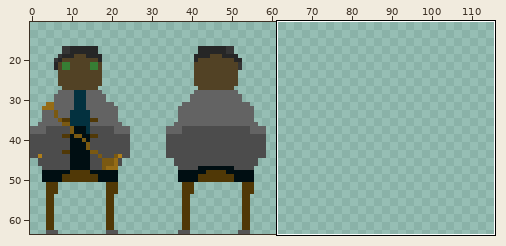
Two states of a sprite sheet, resources/PlayerSprites/PlayerPlaceHolderSpriteSheet.png. The first picture is a wide view before the edit; the outline marks the close-up.
Close-up. Old version:
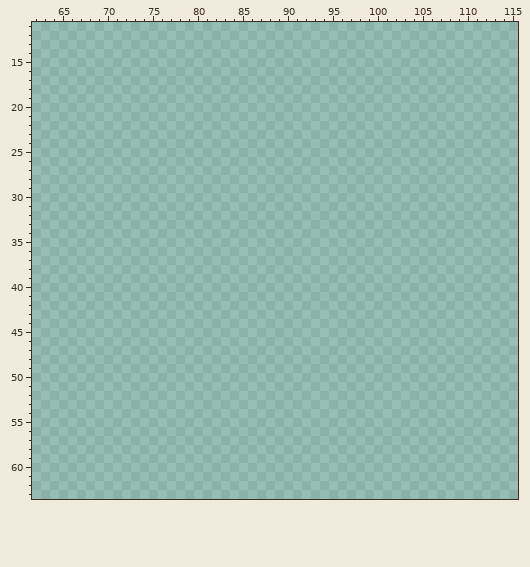
The file is 128x64 pixels. Shown: x 62..115, y 11..63. The old version is drawn lined up with the new one. The wide view leaves out empty margins.
Palette (. is transparent): 
Pixels before (only the part around the change), first column x 62:
15 ......................................................
16 ......................................................
17 ......................................................
18 ......................................................
19 ......................................................
20 ......................................................
21 ......................................................
22 ......................................................
23 ......................................................
24 ......................................................
25 ......................................................
26 ......................................................
27 ......................................................
28 ......................................................
29 ......................................................
30 ......................................................
31 ......................................................
32 ......................................................
33 ......................................................
34 ......................................................
35 ......................................................
36 ......................................................
37 ......................................................
38 ......................................................
39 ......................................................
40 ......................................................
41 ......................................................
42 ......................................................
43 ......................................................
44 ......................................................
45 ......................................................
46 ......................................................
47 ......................................................
48 ......................................................
49 ......................................................
50 ......................................................
51 ......................................................
52 ......................................................
53 ......................................................
54 ......................................................
55 ......................................................
56 ......................................................
57 ......................................................
58 ......................................................
59 ......................................................
60 ......................................................
61 ......................................................
62 ......................................................
63 ......................................................
The result:
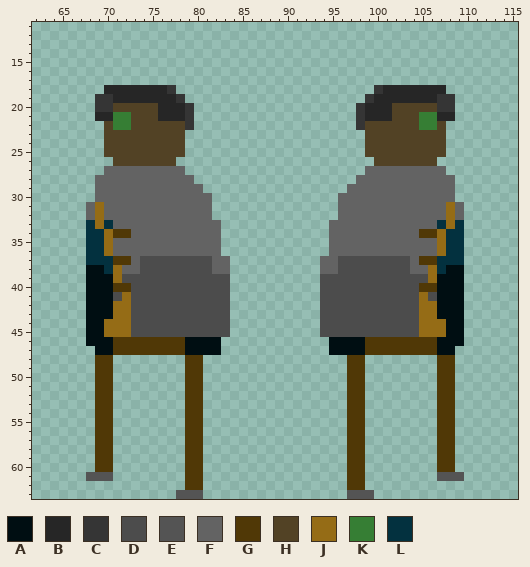
Colours new in this view: A #000e12  B #262626  C #353535  D #4c4c4c  E #545454  F #636363  G #503806  H #524225  J #956c16  K #367e34  L #03313f
The edit:
whole drawing moved by -9,+0 (the old picture is shown already moved)
Changed rows in their new state; - is an unchanged pixel.
first column x 68:
18 --BBBBBBBC----------------------CBBBBBBB--
19 -CCBBBBBBBC--------------------CBBBBBBBCC-
20 -CCHHHHHBBBC------------------CBBBHHHHHCC-
21 -BBKKHHHBBBC------------------CBBBHHHKKBB-
22 --HKKHHHHHHC------------------CHHHHHHKKH--
23 --HHHHHHHHH--------------------HHHHHHHHH--
24 --HHHHHHHHH--------------------HHHHHHHHH--
25 --HHHHHHHHH--------------------HHHHHHHHH--
26 ---HHHHHHH----------------------HHHHHHH---
27 --FFFFFFFFF--------------------FFFFFFFFF--
28 -FFFFFFFFFFF------------------FFFFFFFFFFF-
29 -FFFFFFFFFFFF----------------FFFFFFFFFFFF-
30 -FFFFFFFFFFFFF--------------FFFFFFFFFFFFF-
31 FJFFFFFFFFFFFF--------------FFFFFFFFFFFFJF
32 FJFFFFFFFFFFFF--------------FFFFFFFFFFFFJF
33 LJLFFFFFFFFFFFF------------FFFFFFFFFFFFLJL
34 LLJGGFFFFFFFFFF------------FFFFFFFFFFGGJLL
35 LLJFFFFFFFFFFFF------------FFFFFFFFFFFFJLL
36 LLJFFFFFFFFFFFF------------FFFFFFFFFFFFJLL
37 LLLGGFDDDDDDDDFF----------FFDDDDDDDDFGGLLL
38 AALJFFDDDDDDDDFF----------FFDDDDDDDDFFJLAA
39 AAAJDDDDDDDDDDDD----------DDDDDDDDDDDDJAAA
40 AAAGGDDDDDDDDDDD----------DDDDDDDDDDDGGAAA
41 AAADJDDDDDDDDDDD----------DDDDDDDDDDDJDAAA
42 AAAJJDDDDDDDDDDD----------DDDDDDDDDDDJJAAA
43 AAAJJDDDDDDDDDDD----------DDDDDDDDDDDJJAAA
44 AAJJJDDDDDDDDDDD----------DDDDDDDDDDDJJJAA
45 AAJJJDDDDDDDDDDD----------DDDDDDDDDDDJJJAA
46 AAAGGGGGGGGAAAA------------AAAAGGGGGGGGAAA
47 -AAGGGGGGGGAAAA------------AAAAGGGGGGGGAA-
48 -GG--------GG----------------GG--------GG-
49 -GG--------GG----------------GG--------GG-
50 -GG--------GG----------------GG--------GG-
51 -GG--------GG----------------GG--------GG-
52 -GG--------GG----------------GG--------GG-
53 -GG--------GG----------------GG--------GG-
54 -GG--------GG----------------GG--------GG-
55 -GG--------GG----------------GG--------GG-
56 -GG--------GG----------------GG--------GG-
57 -GG--------GG----------------GG--------GG-
58 -GG--------GG----------------GG--------GG-
59 -GG--------GG----------------GG--------GG-
60 -GG--------GG----------------GG--------GG-
61 EEE--------GG----------------GG--------EEE
62 -----------GG----------------GG-----------
63 ----------EEE----------------EEE----------
Changed places in both close-ups, as pixel boxes (x1, y1, x2, y2):
added: (86, 85, 230, 499)
added: (320, 85, 464, 499)
